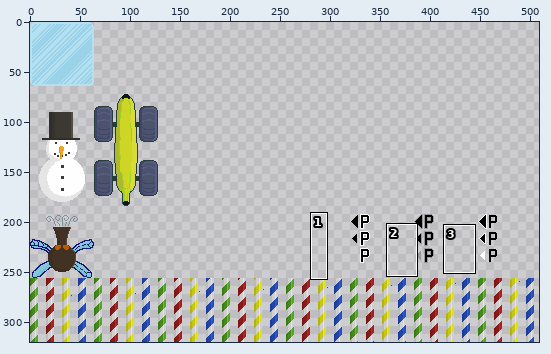
Edited in one commit: sprite sheet (gppcc10/core/assets/iceway.png). Above: a wide view before the commit, with the close-up outlined.
Close-up. Before the commit:
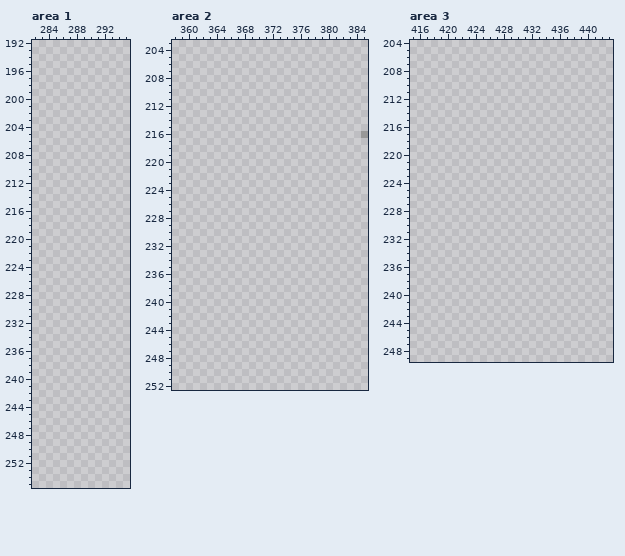
The file is 512x320 pixels. Colours within 5 levels of each other are drawn and written as one. Shown: area 1: x 282..295, y 192..255; area 2: x 358..385, y 203..252; area 3: x 415..443, y 204..249. The wide view leaves out empty margins. The commit also changed other parts of the picture, which this record leaves out.
After:
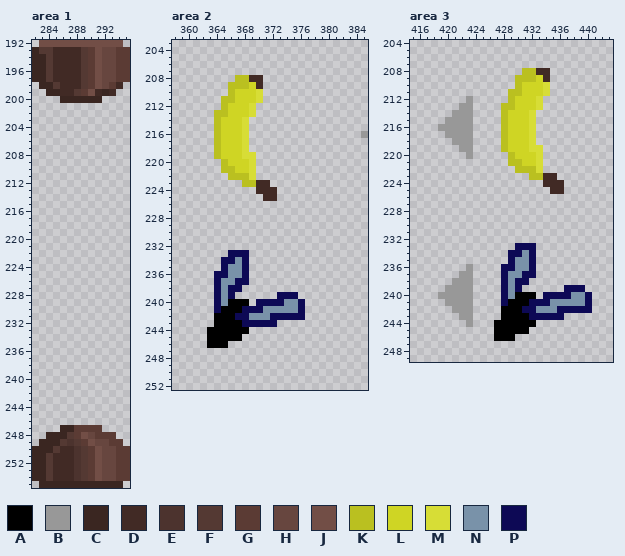
Palette (. is transparent): A #000000  B #989898  C #3a2621  D #412a25  E #4c332e  F #543933  G #5b3b34  H #67463f  J #724e46  K #bac020  L #cfd524  M #d7dd36  N #7992a9  P #0d0955
Difference:
--- area 1
@@ x 282..295 @@
-192 ..............
-193 ..............
-194 ..............
-195 ..............
-196 ..............
-197 ..............
-198 ..............
-199 ..............
-200 ..............
+192 .JJJJJJJJJJJJ.
+193 CFFDDDDFGJHHGG
+194 CCFDDDDFGJHHGG
+195 CCFDDDDFGJHHGG
+196 CCFDDDDFGJHHGG
+197 CCFDDDDFGJHHGG
+198 .CCFDDDFGJHGD.
+199 ..CCDDFGJDCD..
+200 ....CCCCCC....
 201 ..............
@@ x 282..295 @@
 246 ..............
-247 ..............
-248 ..............
-249 ..............
-250 ..............
-251 ..............
-252 ..............
-253 ..............
-254 ..............
-255 ..............
+247 ....CCGGGG....
+248 ..CCCFGJHGGG..
+249 .CCCFEFGJHHGG.
+250 CCCFDDEFGJHHGG
+251 CCFDDDEFGJHHGG
+252 CCFDDDEFGJHHGG
+253 CCFDDDEFGJHHGG
+254 CCFDDDEFGJHHGG
+255 .CCCCCCCCCCCC.
--- area 2
@@ x 362..374 @@
 207 .............
-208 .............
-209 .............
-210 .............
-211 .............
-212 .............
-213 .............
-214 .............
-215 .............
-216 .............
-217 .............
-218 .............
-219 .............
-220 .............
-221 .............
-222 .............
-223 .............
-224 .............
-225 .............
+208 .....KKDD....
+209 ....KKKLD....
+210 ....KLLLM....
+211 ...KKLLLM....
+212 ...KLLLM.....
+213 ..KKLLLM.....
+214 ..KLLLM......
+215 ..KLLLM......
+216 ..KLLLM......
+217 ..KLLLM......
+218 ..KLLLM......
+219 ..KLLLMM.....
+220 ...KLLLM.....
+221 ...KKLLM.....
+222 ....KKKM.....
+223 ......KKDD...
+224 ........DDD..
+225 .........DD..
 226 .............
@@ x 361..378 @@
 232 ..................
-233 ..................
-234 ..................
-235 ..................
-236 ..................
-237 ..................
-238 ..................
-239 ..................
-240 ..................
-241 ..................
-242 ..................
-243 ..................
-244 ..................
-245 ..................
-246 ..................
+233 .....PPP..........
+234 ....PPNP..........
+235 ....PNNP..........
+236 ...PPNNP..........
+237 ...PNNPP..........
+238 ...PNPP...........
+239 ...PNP......PPP...
+240 ...PNAAA.PPPPNNP..
+241 ...PAAAPPPNNNNNP..
+242 ...AAAPPNNNPPPPP..
+243 ...AAAAPPPPP......
+244 ..AAAAAA..........
+245 ..AAAAA...........
+246 ..AAA.............
 247 ..................
--- area 3
@@ x 415..443 @@
 207 .............................
-208 .............................
-209 .............................
-210 .............................
-211 .............................
-212 .............................
-213 .............................
-214 .............................
-215 .............................
-216 .............................
-217 .............................
-218 .............................
-219 .............................
-220 .............................
-221 .............................
-222 .............................
-223 .............................
-224 .............................
-225 .............................
+208 ................KKDD.........
+209 ...............KKKLD.........
+210 ...............KLLLM.........
+211 ..............KKLLLM.........
+212 ........B.....KLLLM..........
+213 .......BB....KKLLLM..........
+214 ......BBB....KLLLM...........
+215 .....BBBB....KLLLM...........
+216 ....BBBBB....KLLLM...........
+217 .....BBBB....KLLLM...........
+218 ......BBB....KLLLM...........
+219 .......BB....KLLLMM..........
+220 ........B.....KLLLM..........
+221 ..............KKLLM..........
+222 ...............KKKM..........
+223 .................KKDD........
+224 ...................DDD.......
+225 ....................DD.......
 226 .............................
@@ x 415..443 @@
 232 .............................
-233 .............................
-234 .............................
-235 .............................
-236 .............................
-237 .............................
-238 .............................
-239 .............................
-240 .............................
-241 .............................
-242 .............................
-243 .............................
-244 .............................
-245 .............................
-246 .............................
+233 ...............PPP...........
+234 ..............PPNP...........
+235 ..............PNNP...........
+236 ........B....PPNNP...........
+237 .......BB....PNNPP...........
+238 ......BBB....PNPP............
+239 .....BBBB....PNP......PPP....
+240 ....BBBBB....PNAAA.PPPPNNP...
+241 .....BBBB....PAAAPPPNNNNNP...
+242 ......BBB....AAAPPNNNPPPPP...
+243 .......BB....AAAAPPPPP.......
+244 ........B...AAAAAA...........
+245 ............AAAAA............
+246 ............AAA..............
 247 .............................
